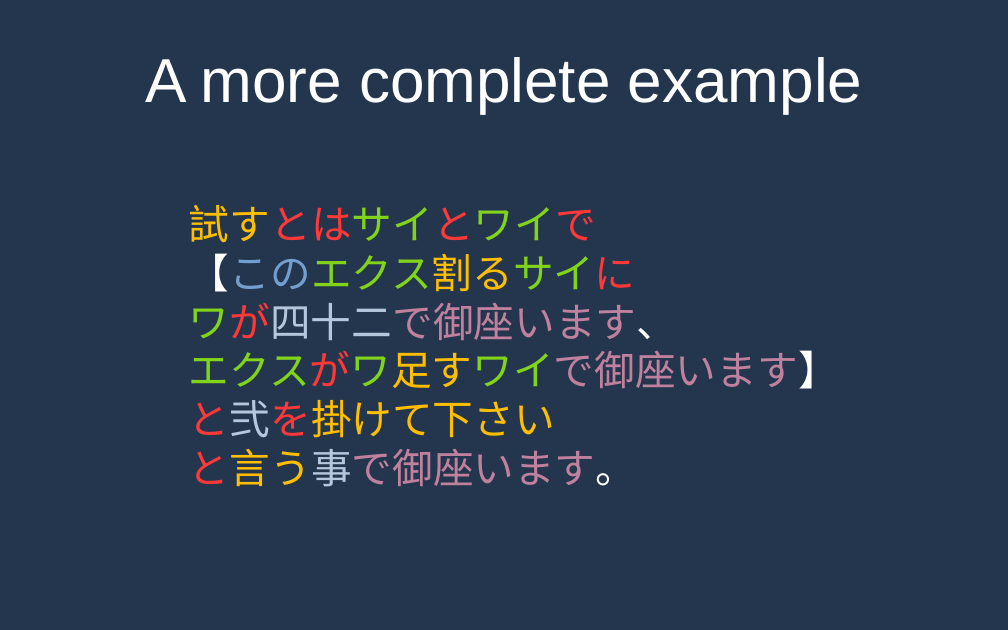
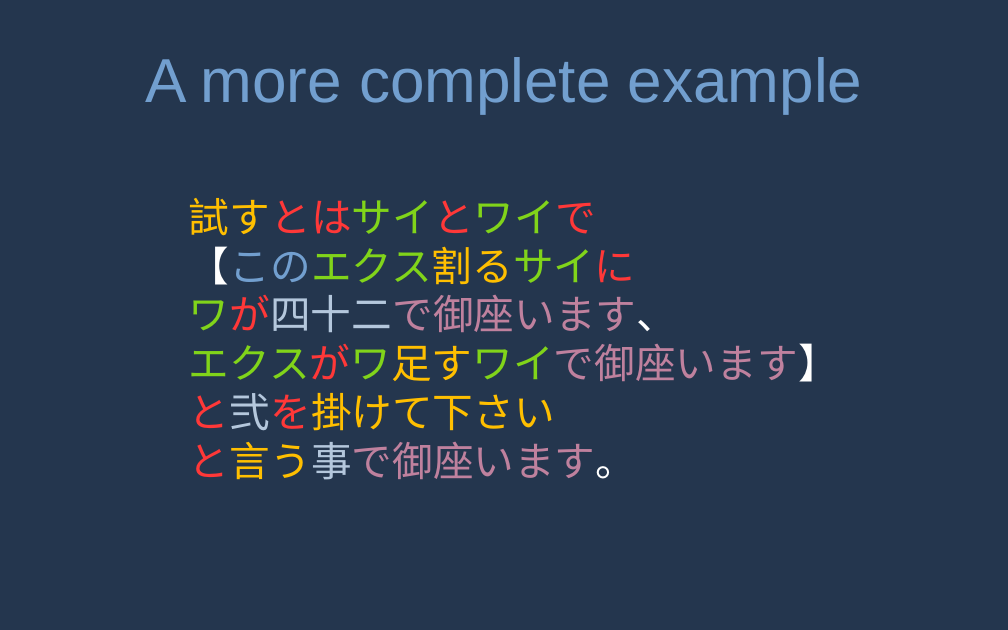
Before and after one commit to MrPicklePinosaur/haku, a slide deck: slide 24 of haku-talk/haku-talk.odp. Drawn at 1008x630 pixels with LibreOffice and Linux fonts; fonts in the diff are those of the drawing. Boxes give left, top, right and bottom in pixels: in the first picture for what was removed or moved away, otherwise in the second. Text is boxed around its words. In the diff, an @@ line names an element or a change of style, - is before the commit and + after.

```diff
--- a/haku-talk/haku-talk.odp
+++ b/haku-talk/haku-talk.odp
@@ title "A more complete example" at box(145, 57, 862, 113): text colour #FFFFFF to #729FCF @@
@@ text "試すとはサイとワイで": place and size @@
-text "試すとはサイとワイで" at box(189, 205, 839, 487)
+text "試すとはサイとワイで" at box(189, 198, 839, 480)
```
Also in this commit, not shown: 36 other slides changed, 6 slides added, 1 other file.
